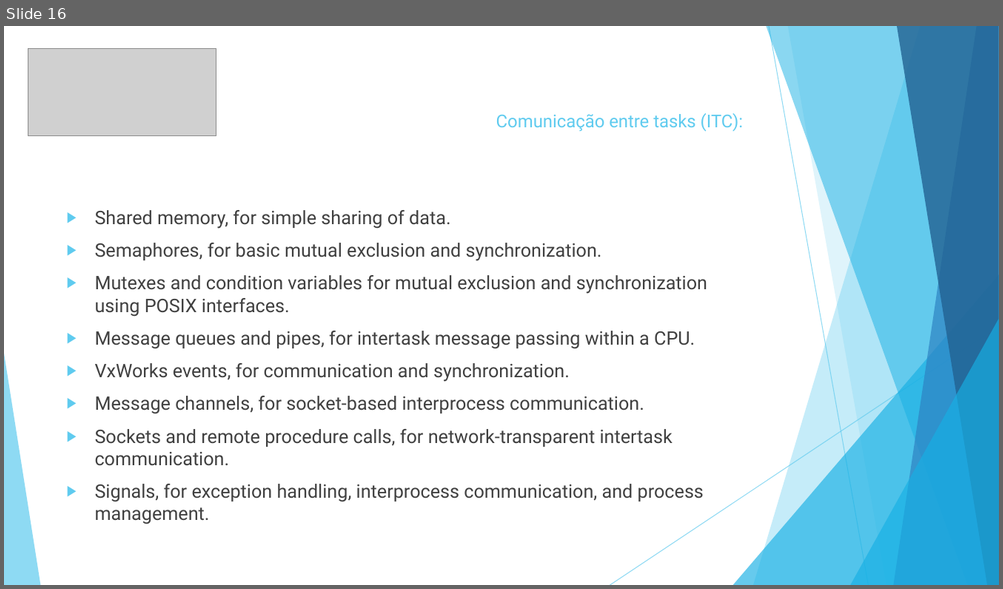
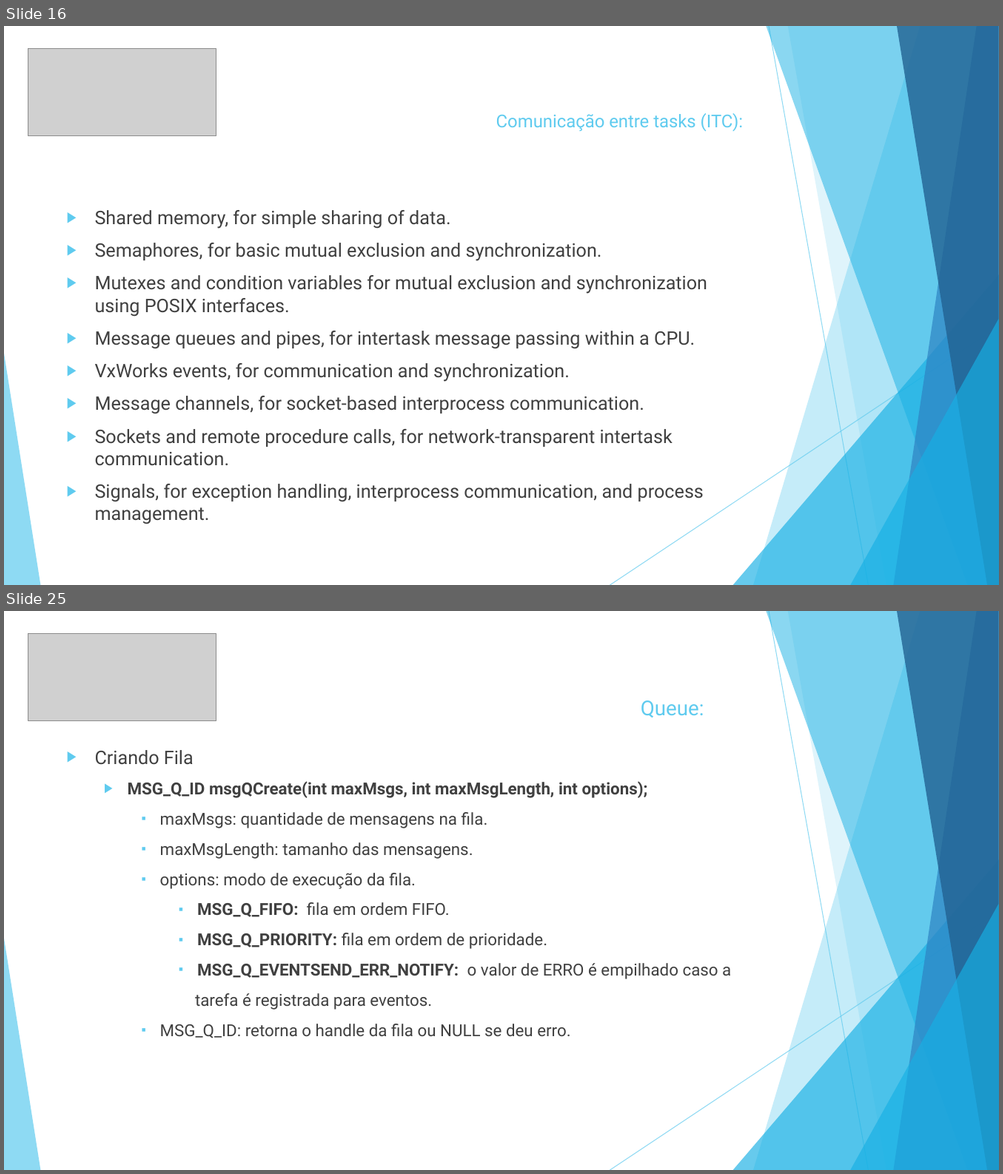
Before and after one commit to gfranzotti/seminarioVxWorks, a slide deck: Seminário VxWorks.pptx. Shown one above the other, each under a label of ours: slide 16 before the commit, slides 16 and 25 after it; the slides between them are not shown. The pictures are 1003x589 and 1003x1174 pixels, drawn with LibreOffice and Linux fonts; fonts in the diff are those of the drawing; grey boxes stand for pictures. Boxes give left, top, right and bottom in pixels: in the first picture for what was removed or moved away, otherwise in the second. Text is boxed around its words. In the diff, an @@ line names an element or a change of style, - is before the commit and + after.

```diff
--- a/Seminário VxWorks.pptx
+++ b/Seminário VxWorks.pptx
@@ slide 25 added at (4,611,999,1170), background #FFFFFF; not listed: 10 template elements that a slide beside it also shows @@
@@ picture added at (28,633,216,721) @@
@@ text added at (640,701,704,718), 19.8 pt, text #5FCBEF @@
+Queue:
@@ text added at (95,750,731,1039), 16 pt, text #404040 @@
+▶ Criando Fila
+  ▶ MSG_Q_ID msgQCreate(int maxMsgs, int maxMsgLength, int options);
+    ▪ maxMsgs: quantidade de mensagens na fila.
+    ▪ maxMsgLength: tamanho das mensagens.
+    ▪ options: modo de execução da fila.
+      ▪ MSG_Q_FIFO: fila em ordem FIFO.
+      ▪ MSG_Q_PRIORITY: fila em ordem de prioridade.
+      ▪ MSG_Q_EVENTSEND_ERR_NOTIFY: o valor de ERRO é empilhado caso a
+      tarefa é registrada para eventos.
+    ▪ MSG_Q_ID: retorna o handle da fila ou NULL se deu erro.
```
Also in this commit, not shown: 15 other slides added.
